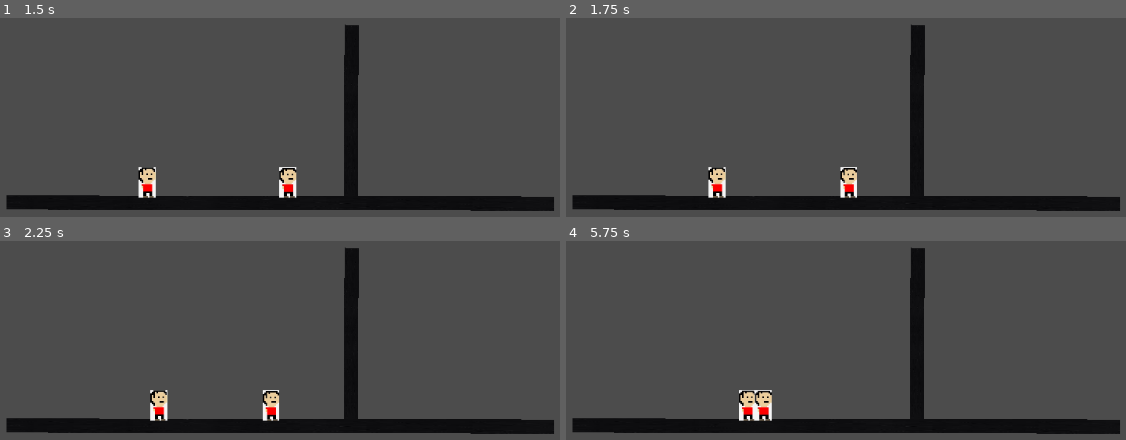
Above: before the commit, frames 1-4 (two rows, left to right).
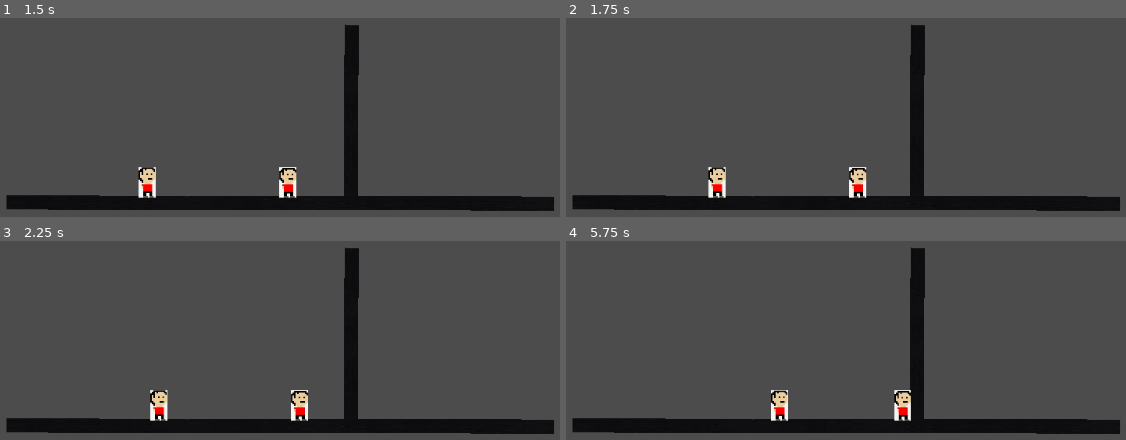
Above: after the commit, the same moments.

Repository: lenzge/Epiales
Game: Godot game, scene res://Nodes/Experimental/Maps/TestMap1.tscn
The game is run twice, just before and just after one commit, with the same random seed, the same clock (stepped at 60 frames per second) and the same inputs.
Inputs:
- Up to frame 1 (1.5 s): no input
- Up to frame 2 (1.75 s): no input
- Up to frame 3 (2.25 s): no input
- Up to frame 4 (5.75 s): no input

Frame 1 is identical in both runs. In frame 2, 0.7% of the frame differs, in the area x 48-54%, y 74-91%; in frame 3, 0.9%; in frame 4, 1.8%, in the area x 30-62%, y 74-91%.
Error after the commit: Attempt to call function 'get_collision_normal' in base 'null instance' on a null instance. (res://Nodes/Characters/CoralSailor/CoralSailor.gd:72)

Commit message:
CoralSailor is attacking the player

Diff:
--- a/Nodes/Characters/CoralSailor/CoralSailor.gd
+++ b/Nodes/Characters/CoralSailor/CoralSailor.gd
@@ -9,6 +9,7 @@
 enum State {
 	AIR,
 	WALKING
+	ATTACK
 }
 
 export var walk_speed = 20.0
@@ -21,18 +22,20 @@
 onready var current_state = State.AIR
 onready var floor_detection_raycast : RayCast2D = $FloorDetectionRaycast
 onready var player_detection_area : Area2D = get_parent()
+onready var attack_detection_area : Area2D = $Node2D/AttackDetectionArea
+onready var attack_area : Area2D = $Node2D/AttackArea
+onready var attack_animation : AnimationPlayer = $Node2D/AttackArea/AttackAnimation
 
 var is_running : bool
+var is_attacking : bool
 var move_y = 1.0
 
 var velocity : Vector2
 
 var chased_player : Node2D
 
-func _ready():
-	player_detection_area.connect("body_entered", self, "_on_player_detected")
-	player_detection_area.connect("body_exited ", self, "_on_player_lost")
-
+func _ready() -> void:
+	attack_area.set_physics_process(false)
 
 func _physics_process(delta) -> void:
 	update_ai()
@@ -41,38 +44,72 @@
 		State.AIR:
 			velocity.y += delta * gravity
 			move_and_slide(Vector2(walk_speed, 0.0) * move_y + velocity, Vector2.UP, true, 4, max_walk_angle)
+
+			#test for transition
 			if is_on_floor():
 				velocity.y = 0;
 				current_state = State.WALKING
 		State.WALKING:
 			move_and_slide_with_snap(Vector2(running_speed if is_running else walk_speed, 0.0) * move_y, Vector2(0.0, snap_to_ground_val), Vector2.UP, true, 4, max_walk_angle)
+
+			#test for transition
 			if !is_on_floor():
 				current_state = State.AIR
+			if is_attacking:
+				current_state = State.ATTACK
+		State.ATTACK:
+			if !attack_animation.is_playing():
+				if is_attacking:
+					attack_animation.play("Attack", -1, 1.0, true)
+					attack_animation.is_playing()
+				else:
+					current_state = State.WALKING
 
 
 func update_ai() -> void:
 	match current_ai_state:
 		AIState.PATROL:
 			var floor_angle = abs(floor_detection_raycast.get_collision_normal().angle_to(Vector2(1,0)) - PI / 2)
+
 			if current_state == State.WALKING && (!floor_detection_raycast.is_colliding() || floor_angle > max_walk_angle || is_on_wall()):
 				move_y *= -1.0
 				floor_detection_raycast.transform.origin.x *= -1.0
+
+			#test for transition
+			attack_detection_area
+			var detected_bodies = player_detection_area.get_overlapping_bodies()
+			if detected_bodies.size():
+				transition_ai_state_to(AIState.CHASE)
+				chased_player = detected_bodies.front()
 		AIState.CHASE:
 			var floor_angle = floor_detection_raycast.get_collision_normal().angle_to(Vector2(0,1))
 			if !floor_detection_raycast.is_colliding() || floor_angle > max_walk_angle:
 				move_y = 1.0 if chased_player.transform.origin.x - transform.origin.y < 0.0 else -1.0
 			else:
 				move_y = 0
+			is_attacking = player_detection_area.get_overlapping_bodies().size() > 0
+
+			#test for transition
+			var detected_bodies = player_detection_area.get_overlapping_bodies()
+			if !detected_bodies.size():
+				transition_ai_state_to(AIState.PATROL)
+				chased_player = null
 
 
-func _on_player_detected(body : Node):
-	current_ai_state = AIState.CHASE
-	chased_player = body
-	is_running = true
+func transition_ai_state_to(new_state) -> void:
+	#exit previous ai state
+	match current_ai_state:
+		AIState.PATROL:
+			pass
+		AIState.Chase:
+			is_attacking = false
 
+	#enter new ai state
+	match new_state:
+		AIState.PATROL:
+			is_running = false
+			move_y = 1.0 if move_y == 0.0 else move_y
+		AIState.Chase:
+			is_running = true
 
-func _on_player_lost(body : Node):
-	current_ai_state = AIState.PATROL
-	chased_player = null
-	is_running = false
-	move_y = 1.0 if move_y == 0.0 else move_y
+	current_ai_state = new_state
--- a/Nodes/Characters/CoralSailor/CoralSailor.tscn
+++ b/Nodes/Characters/CoralSailor/CoralSailor.tscn
@@ -7,6 +7,32 @@
 
 [sub_resource type="CapsuleShape2D" id=2]
 height = 5.84122
+
+[sub_resource type="Animation" id=3]
+resource_name = "Attack"
+tracks/0/type = "method"
+tracks/0/path = NodePath(".")
+tracks/0/interp = 1
+tracks/0/loop_wrap = true
+tracks/0/imported = false
+tracks/0/enabled = true
+tracks/0/keys = {
+"times": PoolRealArray( 0.5, 1 ),
+"transitions": PoolRealArray( 1, 1 ),
+"values": [ {
+"args": [ true ],
+"method": "set_physics_process"
+}, {
+"args": [ false ],
+"method": "set_physics_process"
+} ]
+}
+
+[sub_resource type="RectangleShape2D" id=4]
+extents = Vector2( 9.14236, 16.5972 )
+
+[sub_resource type="RectangleShape2D" id=5]
+extents = Vector2( 5.63467, 10.564 )
 
 [node name="CoralSailor" type="KinematicBody2D"]
 collision_mask = 3
@@ -27,7 +53,26 @@
 rotation = 0.0241607
 shape = SubResource( 2 )
 
-[node name="FloorDetectionRaycast" type="RayCast2D" parent="."]
+[node name="Node2D" type="Node2D" parent="."]
+
+[node name="FloorDetectionRaycast" type="RayCast2D" parent="Node2D"]
 position = Vector2( 12, 10 )
 enabled = true
 collision_mask = 3
+
+[node name="AttackArea" type="Area2D" parent="Node2D"]
+
+[node name="AttackAnimation" type="AnimationPlayer" parent="Node2D/AttackArea"]
+anims/Attack = SubResource( 3 )
+
+[node name="CollisionShape2D" type="CollisionShape2D" parent="Node2D/AttackArea"]
+position = Vector2( 20.1597, -1.12246 )
+shape = SubResource( 4 )
+
+[node name="AttackDetectionArea" type="Area2D" parent="Node2D"]
+collision_layer = 4
+collision_mask = 2
+
+[node name="Collision" type="CollisionShape2D" parent="Node2D/AttackDetectionArea"]
+position = Vector2( 16.5563, -0.701542 )
+shape = SubResource( 5 )
Not shown: 1 places in Nodes/Characters/CoralSailor/CoralSailor.tscn that only renumber resources
